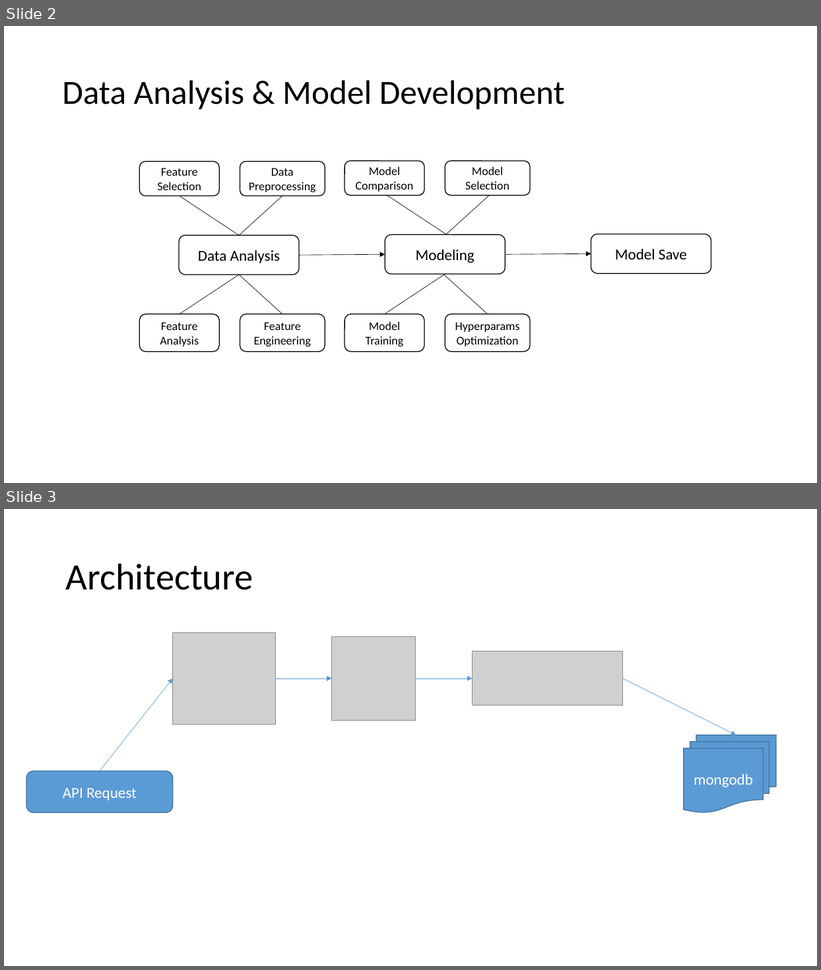
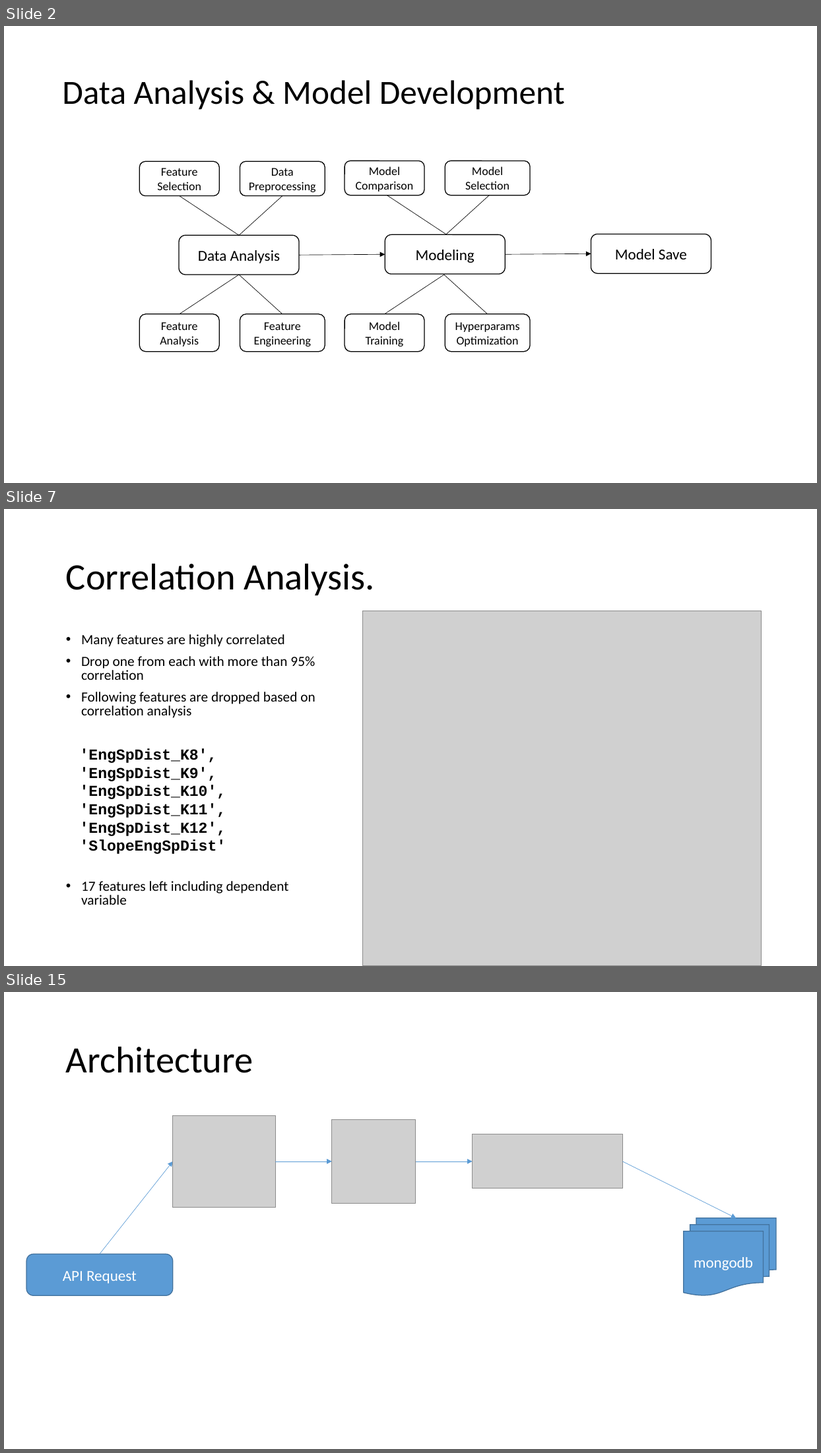
Before and after one commit to adilmukhtar82/PdM, a slide deck: docs/Presentation.pptx. Shown one above the other, each under a label of ours: slides 2 and 3 before the commit, slides 2, 7 and 15 after it; the slides between them are not shown. The pictures are 821x970 and 821x1453 pixels, drawn with LibreOffice and Linux fonts; fonts in the diff are those of the drawing; grey boxes stand for pictures. Boxes give left, top, right and bottom in pixels: in the first picture for what was removed or moved away, otherwise in the second. Text is boxed around its words. In the diff, an @@ line names an element or a change of style, - is before the commit and + after.

```diff
--- a/docs/Presentation.pptx
+++ b/docs/Presentation.pptx
@@ slide 7 added at (x1=4, y1=509, x2=817, y2=966), background #FFFFFF @@
@@ title added at (x1=66, y1=563, x2=376, y2=595), 44 pt, text #000000 @@
+Correlation Analysis.
@@ picture added at (x1=362, y1=611, x2=761, y2=966) @@
@@ text added at (x1=81, y1=634, x2=315, y2=905), 16.6 pt, text #000000 @@
+• Many features are highly correlated
+• Drop one from each with more than 95% correlation
+• Following features are dropped based on correlation analysis
+• 17 features left including dependent variable
@@ text added at (x1=80, y1=749, x2=226, y2=854), 18 pt, text #000000, bold @@
+'EngSpDist_K8', 'EngSpDist_K9', 'EngSpDist_K10', 'EngSpDist_K11', 'EngSpDist_K12', 'SlopeEngSpDist'
@@ what was slide 3 is now slide 15 @@
```
Also in this commit, not shown: 1 slide changed, 11 other slides added, 3 other files.
